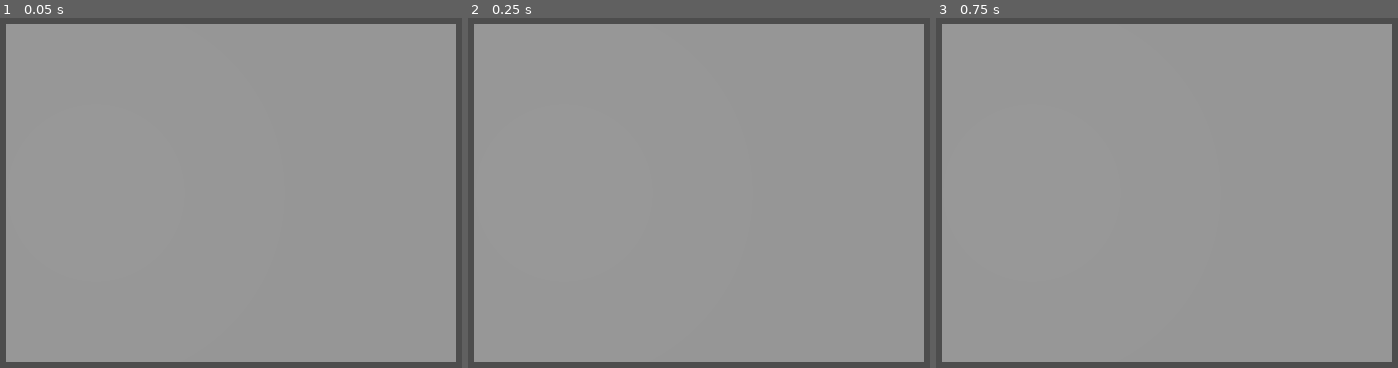
Above: before the commit, frames 1-3 (left to right).
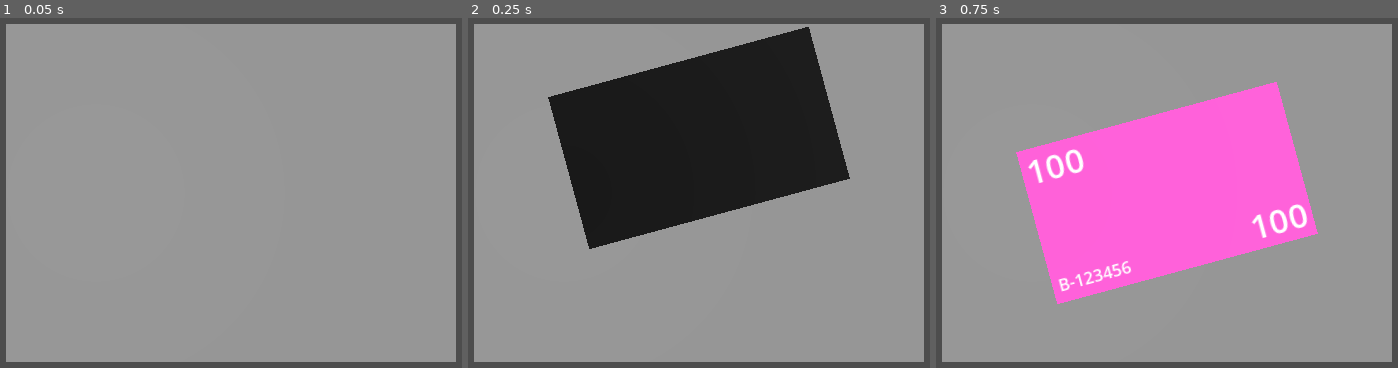
Above: after the commit, the same moments.

Repository: KaitoGameDev/brackeys-gj-2026-2
Game: Godot game, scene res://source/main.tscn
Two runs of this game, one before a commit and one after it. Both use one fixed random seed, a clock stepped at 60 frames per second and the inputs below.
Inputs (mouse positions are in pixels of both pictures, inside the frame that each line leads up to):
- Up to frame 1 (0.05 s): no input
- Up to frame 2 (0.25 s): no input
- Up to frame 3 (0.75 s): move the mouse to (1208, 172) at 0.52 s; click (1208, 172) at 0.67 s

Frame 1 is identical in both runs. In frame 2, 26% of the frame differs, in the area x 17-83%, y 2-66%; in frame 3, 26%.
Error before the commit: Parse Error: Preload file "res://source/money_swipe/money.tscn" does not exist. (res://source/money_swipe/money_swipe_controller.gd:3)

Commit message:
fix: adjust preload route in the money_swipe_controller.gd

Diff:
--- a/source/main.tscn
+++ b/source/main.tscn
@@ -1,7 +1,6 @@
 [gd_scene format=3 uid="uid://bykcclwelh4p1"]
 
 [ext_resource type="Script" uid="uid://dsp5hhamtrmop" path="res://source/money_swipe/money_swipe_controller.gd" id="1_kaxhg"]
-[ext_resource type="PackedScene" uid="uid://b3vk4ea6maey0" path="res://source/money/money.tscn" id="2_62cc7"]
 
 [sub_resource type="BoxMesh" id="BoxMesh_8heyh"]
 
@@ -19,7 +18,6 @@
 
 [node name="MoneySwipeController" type="Node" parent="Controllers" unique_id=595820871 node_paths=PackedStringArray("money_container", "customer_position", "table_position", "player_position")]
 script = ExtResource("1_kaxhg")
-money_scene = ExtResource("2_62cc7")
 money_container = NodePath("../../MoneyContainer")
 customer_position = NodePath("../../MoneyContainer/CustomerPosition")
 table_position = NodePath("../../MoneyContainer/TablePosition")
--- a/source/money_swipe/money_swipe_controller.gd
+++ b/source/money_swipe/money_swipe_controller.gd
@@ -1,6 +1,6 @@
 extends Node
 
-@export var money_scene: PackedScene = preload("res://source/money_swipe/money.tscn")
+@export var money_scene: PackedScene = preload("res://source/money/money.tscn")
 
 @export_group("Positions")
 @export var money_container: Node3D
